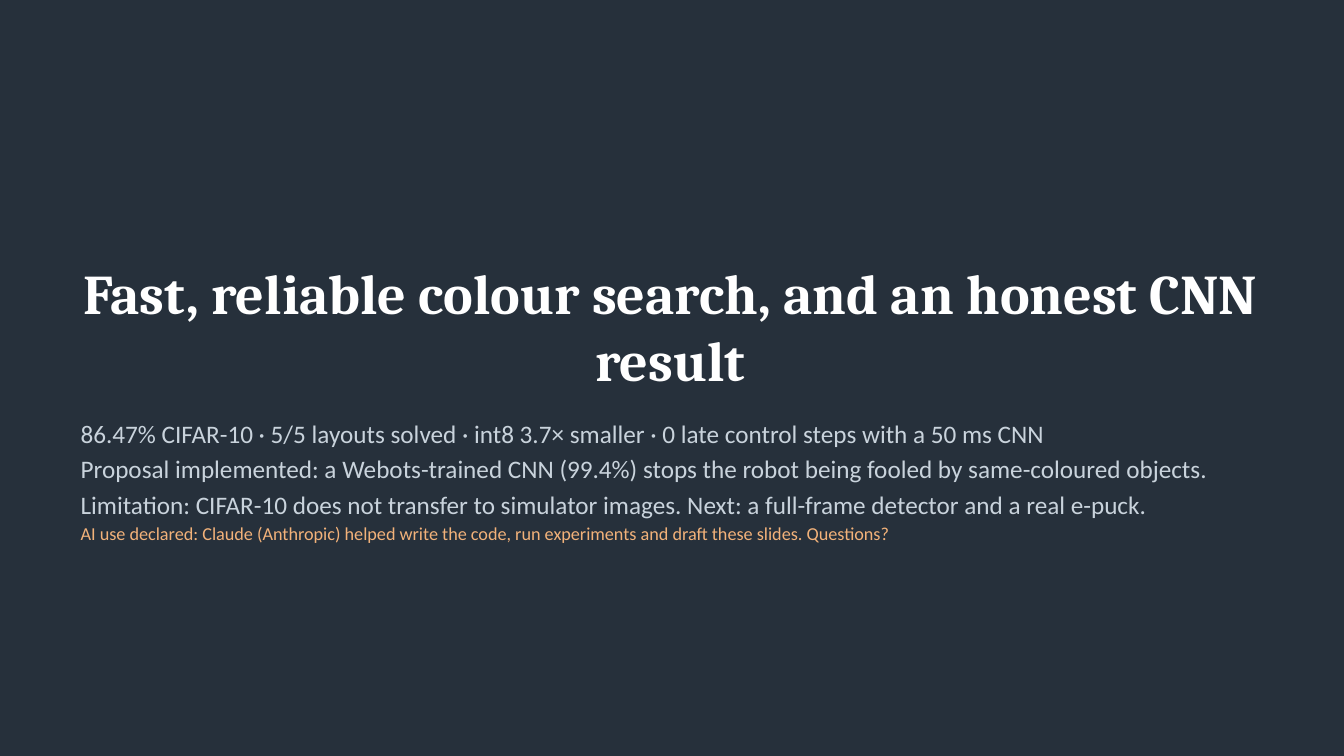
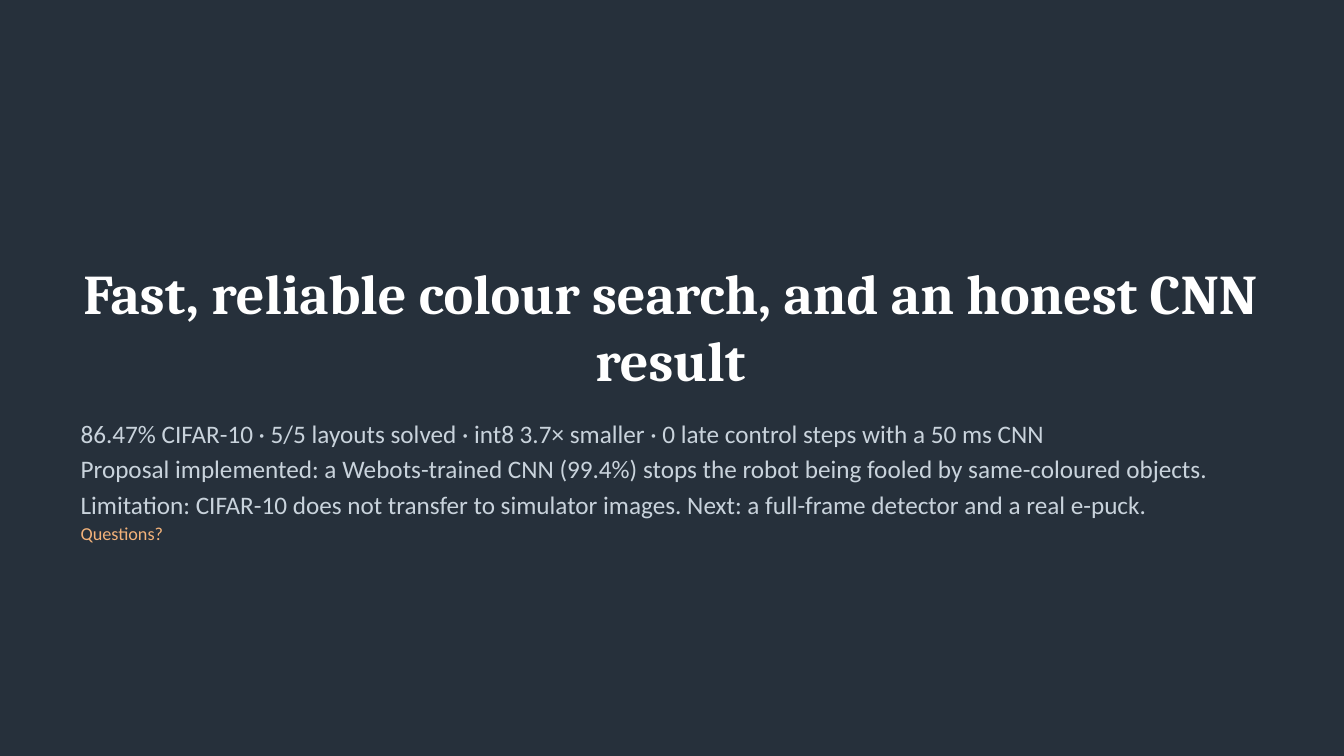
Before and after one commit to kris072008/webots-cnn-colour-detection, a slide deck: slide 18 of report/Krishna_Mahajan_106wucww_Part2_Presentation.pptx. Drawn at 1344x756 pixels with LibreOffice and Linux fonts; fonts in the diff are those of the drawing. Boxes give left, top, right and bottom in pixels: in the first picture for what was removed or moved away, otherwise in the second. Text is boxed around its words. In the diff, an @@ line names an element or a change of style, - is before the commit and + after.

Commit message:
Slides: shorten conclusion slide

```diff
--- a/report/Krishna_Mahajan_106wucww_Part2_Presentation.pptx
+++ b/report/Krishna_Mahajan_106wucww_Part2_Presentation.pptx
@@ text at (x1=81, y1=527, x2=163, y2=543): text changed @@
-AI use declared: Claude (Anthropic) helped write the code, run experiments and draft these slides. Questions?
+Questions?
```
Also in this commit, not shown: 1 other file.
